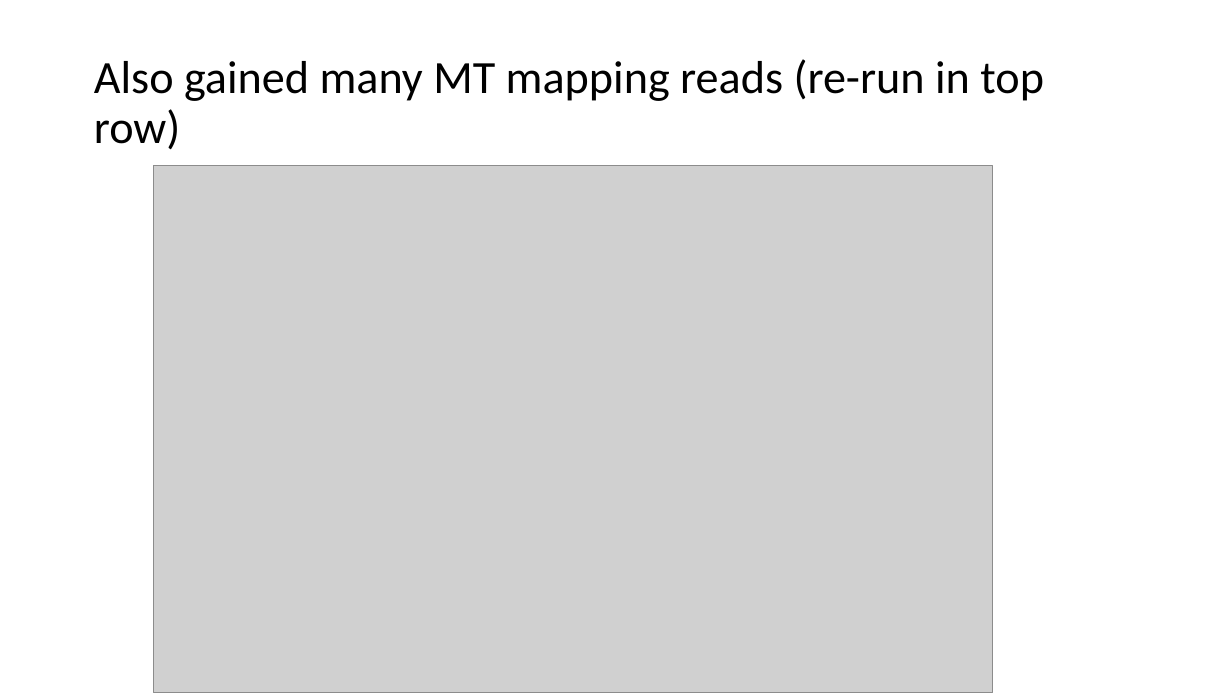
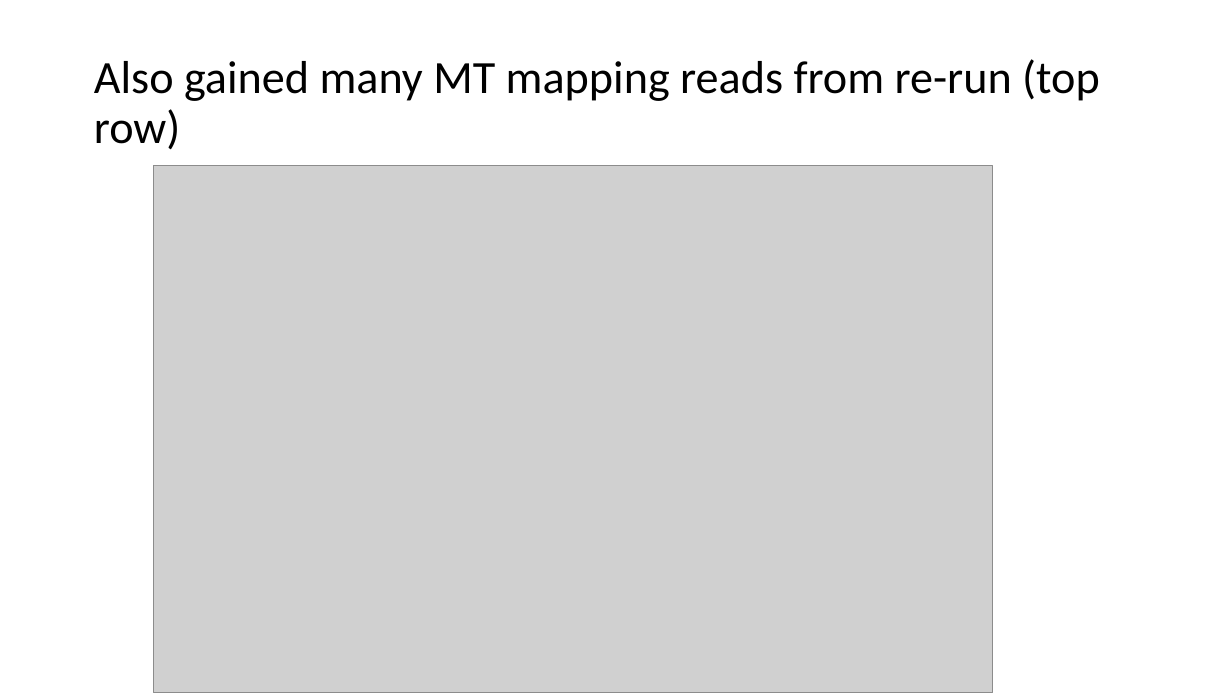
Before and after one commit to tybottorff/bottorffdocs, a slide deck: slide 4 of presentations/weekly_meetings/8_15_24.pptx. Drawn at 1232x693 pixels with LibreOffice and Linux fonts; fonts in the diff are those of the drawing; grey boxes stand for pictures. Boxes give left, top, right and bottom in pixels: in the first picture for what was removed or moved away, otherwise in the second. Text is boxed around its words. In the diff, an @@ line names an element or a change of style, - is before the commit and + after.

```diff
--- a/presentations/weekly_meetings/8_15_24.pptx
+++ b/presentations/weekly_meetings/8_15_24.pptx
@@ title at <box>94,59,1100,150</box>: text changed @@
-Also gained many MT mapping reads (re-run in top row)
+Also gained many MT mapping reads from re-run (top row)
```
Also in this commit, not shown: 6 other slides changed, 3 slides added.
